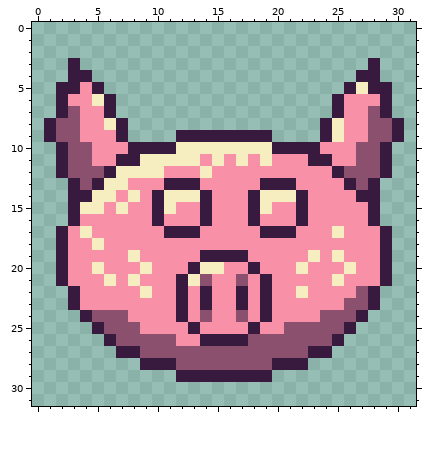
Pixel-art file, stored at Assets/Resources/Sprites/RAW/PiggyBank Icon UI PC.aseprite. Above: the version before the commit.
32x32 pixels, 1 frame.
New version:
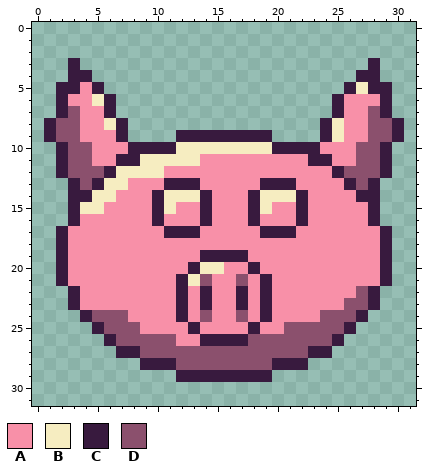
Palette (. is transparent): A #f890a8  B #f6edc1  C #381a3e  D #8b506d
The edit:
Changed rows in their new state; - is an unchanged pixel.
first column x 4:
11 -----------A-A-A-------
12 ----------A------------
14 ----A------------------
15 ---A-------------------
17 A--------------------A-
18 -A---------------------
19 ----A--------------A-A-
20 -A---A------------A---A
21 --A-A----------------A-
22 -----A------------A----
